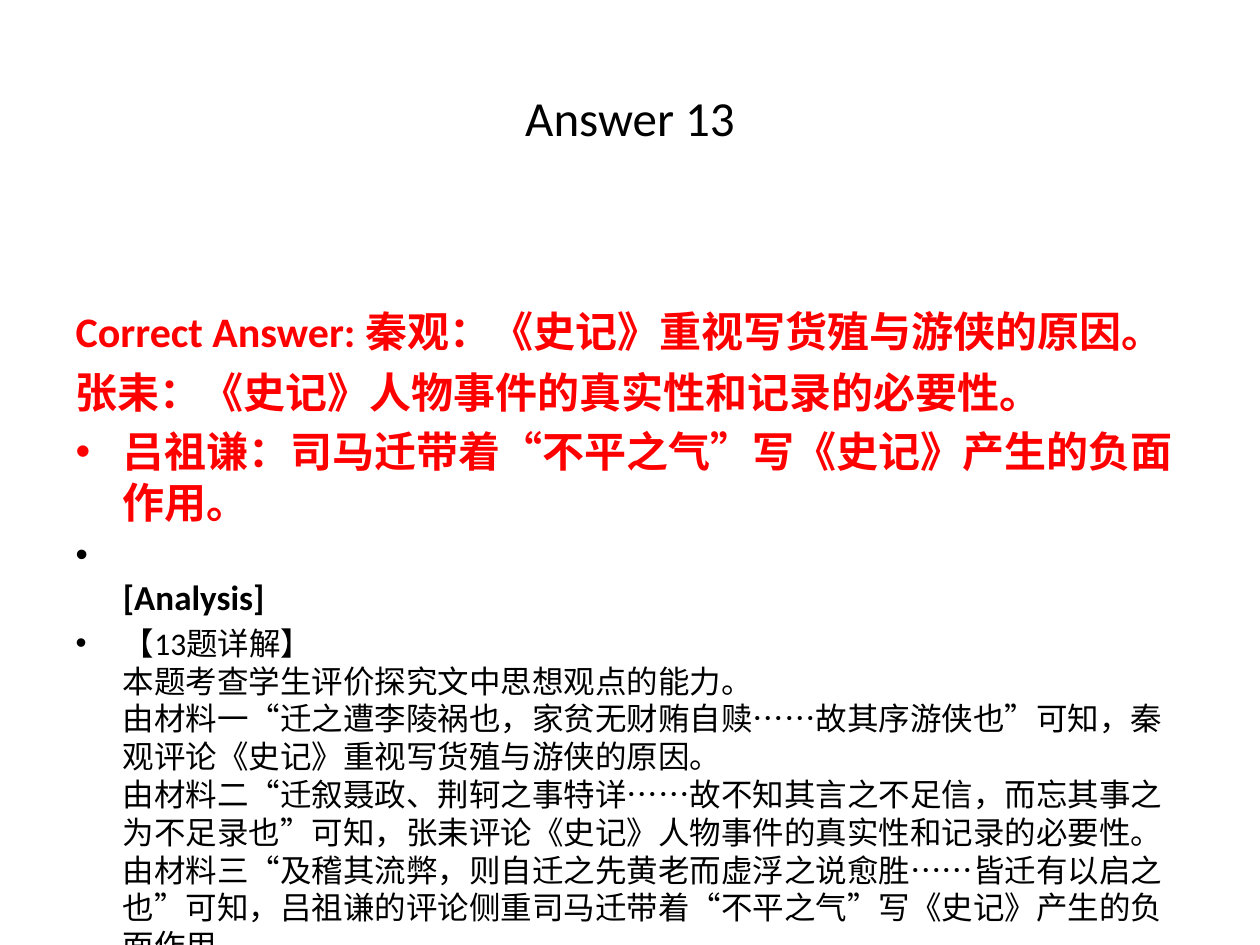
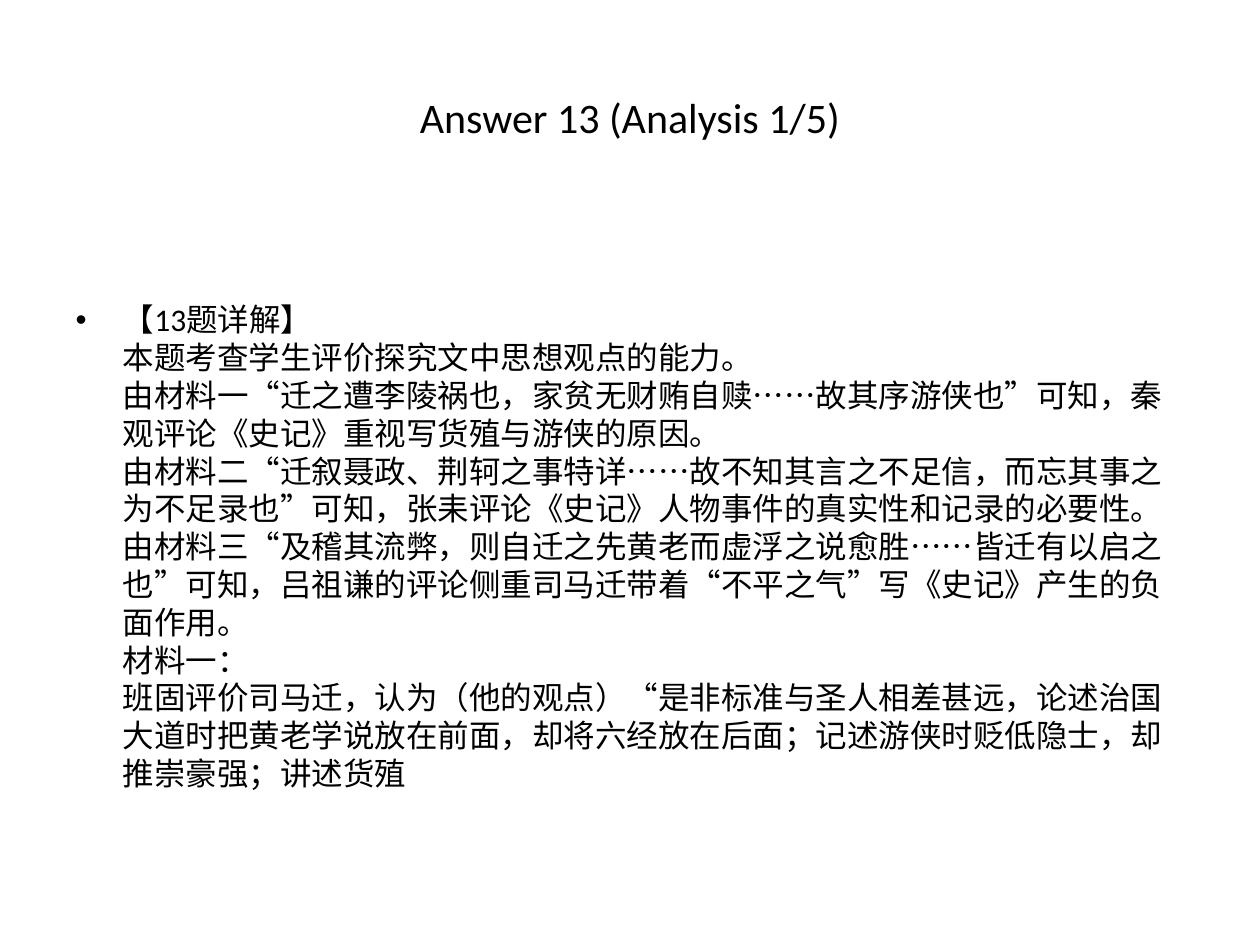
Before and after one commit to chenchen8486/word2ppt-assistant, a slide deck: slide 40 of 测试文档_processed.pptx (slide 34 before the commit). Drawn at 1260x945 pixels with LibreOffice and Linux fonts; fonts in the diff are those of the drawing. Boxes give left, top, right and bottom in pixels: in the first picture for what was removed or moved away, otherwise in the second. Text is boxed around its words. In the diff, an @@ line names an element or a change of style, - is before the commit and + after.

```diff
--- a/测试文档_processed.pptx
+++ b/测试文档_processed.pptx
@@ title at (x1=420, y1=102, x2=839, y2=140): text changed; size 28 to 24 pt @@
-Answer 13
+Answer 13 (Analysis 1/5)
@@ text at (x1=123, y1=304, x2=1163, y2=790): text changed @@
-• Correct Answer: 秦观：《史记》重视写货殖与游侠的原因。
-  张耒：《史记》人物事件的真实性和记录的必要性。
-  吕祖谦：司马迁带着“不平之气”写《史记》产生的负面作用。
-• [Analysis]
-• 【13题详解】
-  本题考查学生评价探究文中思想观点的能力。
-  由材料一“迁之遭李陵祸也，家贫无财贿自赎……故其序游侠也”可知，秦观评论《史记》重视写货殖与游侠的原因。
-  由材料二“迁叙聂政、荆轲之事特详……故不知其言之不足信，而忘其事之为不足录也”可知，张耒评论《史记》人物事件的真实性和记录的必要性。
-  由材料三“及稽其流弊，则自迁之先黄老而虚浮之说愈胜……皆迁有以启之也”可知，吕祖谦的评论侧重司马迁带着“不平之气”写《史记》产生的负面作用。
+• 【13题详解】
+  本题考查学生评价探究文中思想观点的能力。
+  由材料一“迁之遭李陵祸也，家贫无财贿自赎……故其序游侠也”可知，秦观评论《史记》重视写货殖与游侠的原因。
+  由材料二“迁叙聂政、荆轲之事特详……故不知其言之不足信，而忘其事之为不足录也”可知，张耒评论《史记》人物事件的真实性和记录的必要性。
+  由材料三“及稽其流弊，则自迁之先黄老而虚浮之说愈胜……皆迁有以启之也”可知，吕祖谦的评论侧重司马迁带着“不平之气”写《史记》产生的负面作用。
+  材料一：
+  班固评价司马迁，认为（他的观点）“是非标准与圣人相差甚远，论述治国大道时把黄老学说放在前面，却将六经放在后面；记述游侠时贬低隐士，却推崇豪强；讲述货殖
```
Also in this commit, not shown: 52 other slides changed, 26 slides added, 10 slides removed, 8 other files.
